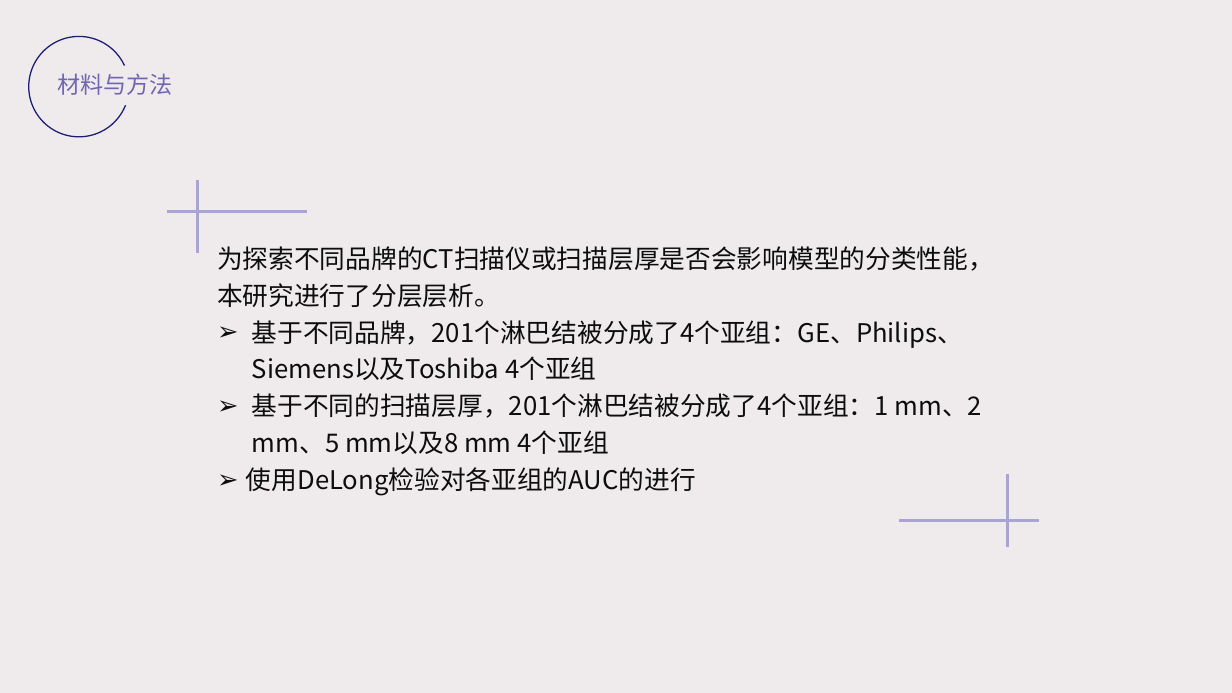
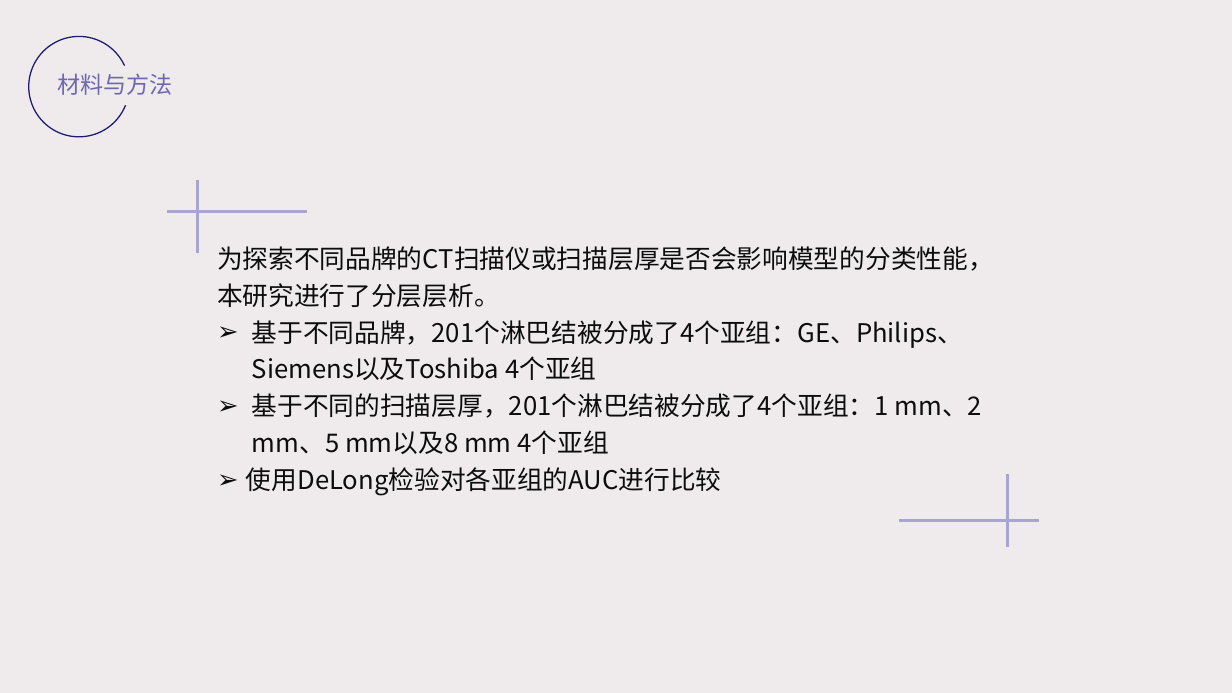
Before and after one commit to dongmengshi/-, a slide deck: slide 15 of ppt/毕业答辩PPT.pptx. Drawn at 1232x693 pixels with LibreOffice and Linux fonts; fonts in the diff are those of the drawing. Boxes give left, top, right and bottom in pixels: in the first picture for what was removed or moved away, otherwise in the second. Text is boxed around its words. In the diff, an @@ line names an element or a change of style, - is before the commit and + after.

```diff
--- a/ppt/毕业答辩PPT.pptx
+++ b/ppt/毕业答辩PPT.pptx
@@ text at [246,467,722,496]: text changed @@
-➢ 使用DeLong检验对各亚组的AUC的进行
+➢ 使用DeLong检验对各亚组的AUC进行比较
```
Also in this commit, not shown: 6 other slides changed, 1 other file.
